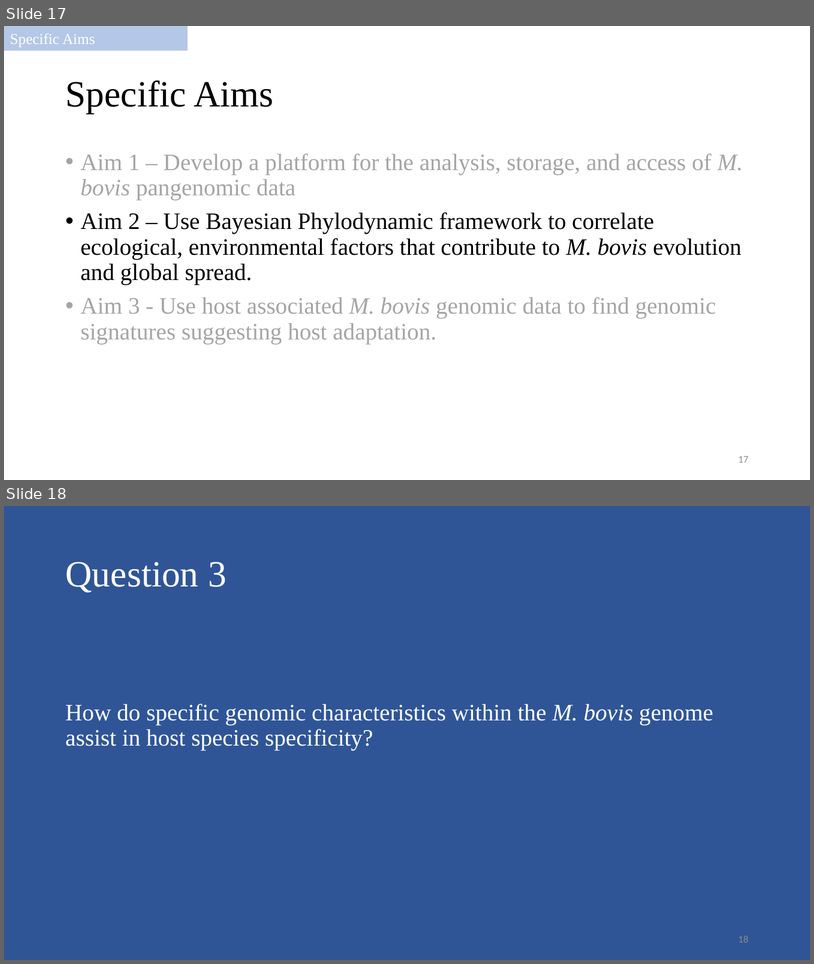
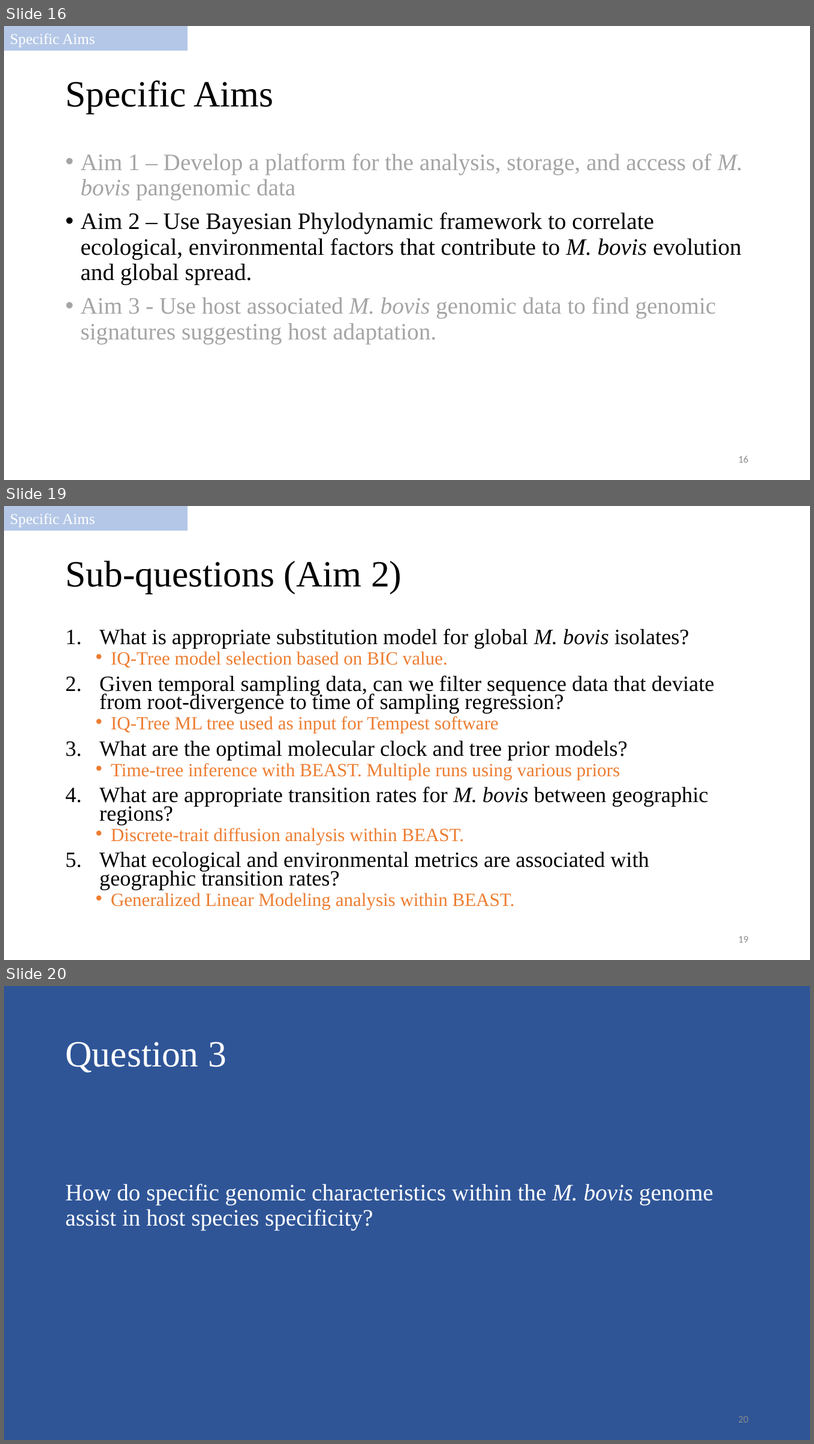
Before and after one commit to salvadorlab/Bovis-PangenomeOfReservoirs, a slide deck: Resources/2021_committeemeeting.pptx. Shown one above the other, each under a label of ours: slides 17 and 18 before the commit, slides 16, 19 and 20 after it; the slides between them are not shown. The pictures are 814x964 and 814x1444 pixels, drawn with LibreOffice and Linux fonts; fonts in the diff are those of the drawing. Boxes give left, top, right and bottom in pixels: in the first picture for what was removed or moved away, otherwise in the second. Text is boxed around its words. In the diff, an @@ line names an element or a change of style, - is before the commit and + after.

Commit message:
get data

```diff
--- a/Resources/2021_committeemeeting.pptx
+++ b/Resources/2021_committeemeeting.pptx
@@ slide 19 added at bbox=[4, 506, 810, 960], background #FFFFFF @@
@@ rectangle added at bbox=[4, 506, 188, 530], fill #B4C7E7, outline #B4C7E7 1 pt, 18 pt, text #FFFFFF @@
+Specific Aims
@@ title added at bbox=[65, 561, 402, 593], 44 pt, text #000000 @@
+Sub-questions (Aim 2)
@@ text added at bbox=[99, 628, 715, 909], 25.9 pt, text #000000 @@
+1. What is appropriate substitution model for global M. bovis isolates?
+  • IQ-Tree model selection based on BIC value.
+2. Given temporal sampling data, can we filter sequence data that deviate from root-divergence to time of sampling regression?
+  • IQ-Tree ML tree used as input for Tempest software
+3. What are the optimal molecular clock and tree prior models?
+  • Time-tree inference with BEAST. Multiple runs using various priors
+4. What are appropriate transition rates for M. bovis between geographic regions?
+  • Discrete-trait diffusion analysis within BEAST.
+5. What ecological and environmental metrics are associated with geographic transition rates?
+  • Generalized Linear Modeling analysis within BEAST.
@@ page number added at bbox=[738, 936, 749, 942], 12 pt, text #8C8C8C @@
+19
@@ what was slide 17 is now slide 16 @@
@@ page number at bbox=[738, 456, 749, 462]: text changed @@
-17
+16
@@ what was slide 18 is now slide 20 @@
@@ page number at bbox=[738, 1416, 749, 1422]: text changed @@
-18
+20
```
Also in this commit, not shown: 2 slides changed, 5 other slides added, 8 slides removed, 5 other files.
